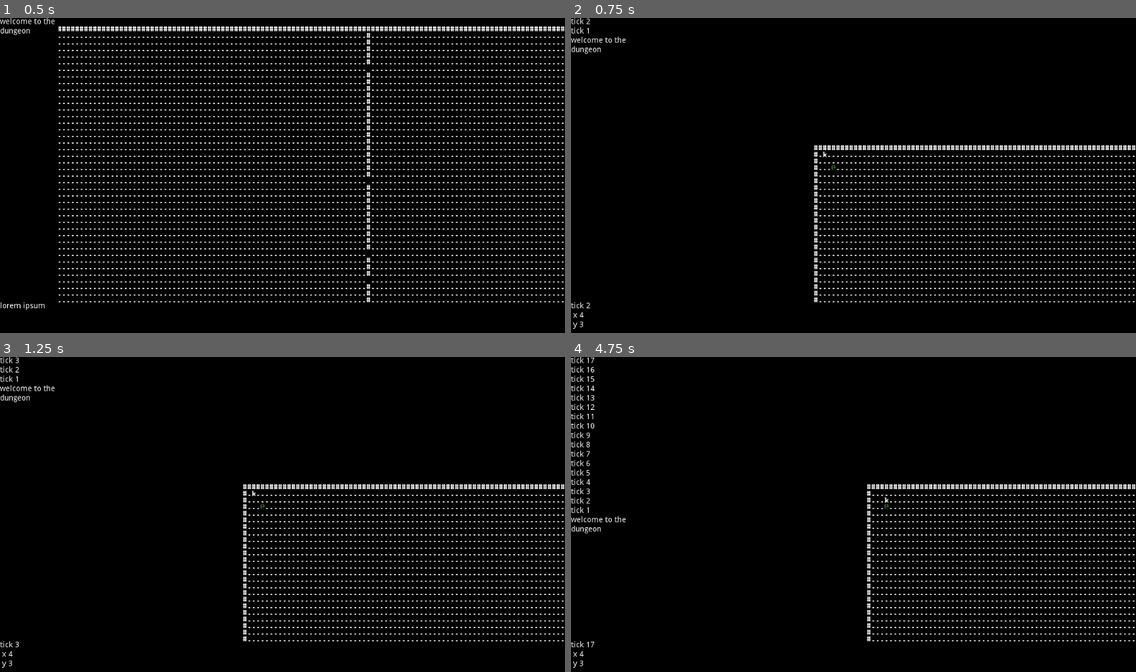
Above: before the commit, frames 1-4 (two rows, left to right).
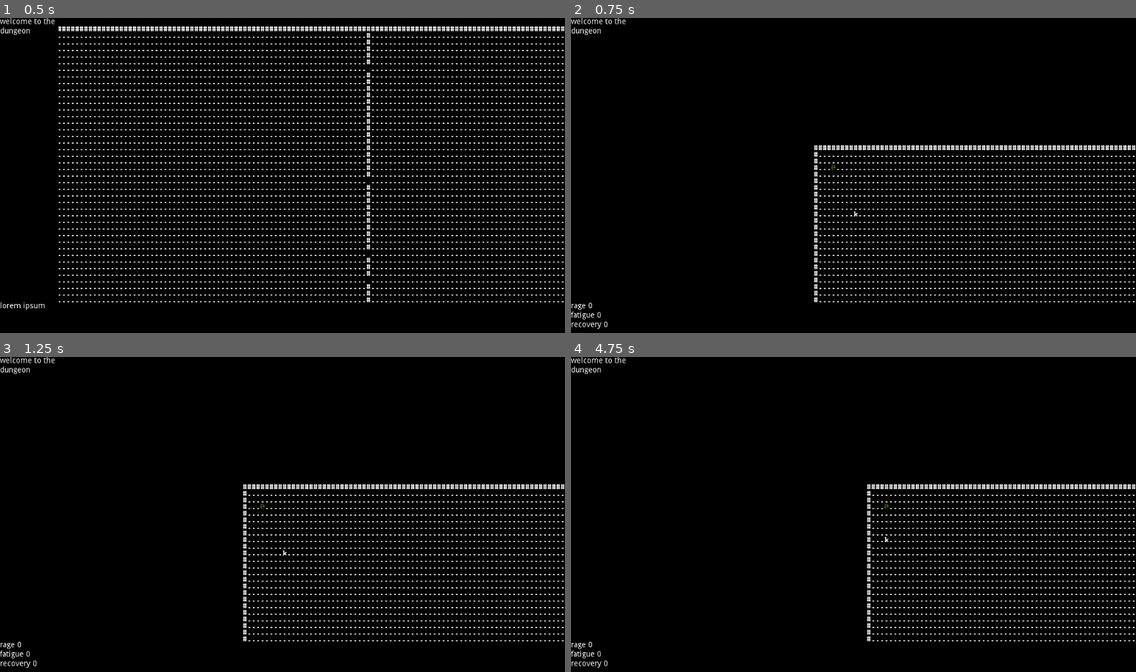
Above: after the commit, the same moments.

Repository: redxaxder/7DRL2022
Game: Godot game, scene res://scenes/root.tscn
Two runs of this game, one before a commit and one after it. Both use one fixed random seed, a clock stepped at 60 frames per second and the inputs below.
Inputs:
- Up to frame 1 (0.5 s): no input
- Up to frame 2 (0.75 s): tap Enter at 0.5 s; hold Right (right) from 0.53 s (still down); hold Space (action) from 0.53 s (still down)
- Up to frame 3 (1.25 s): keep holding Right (right); keep holding Space (action); tap . (pass) at 0.8 s
- Up to frame 4 (4.75 s): release Right (right) at 1.28 s; release Space (action) at 1.28 s; hold Down (down) 1.28-2.03 s; tap . (pass) at 1.35, 2.3, 2.85, 3.8, 4.35 s; tap Space (action) at 1.55, 3.05, 4.55 s; tap Enter at 2, 3.5 s; hold Right (right) 2.03-2.78 s; hold Space (action) 2.03-2.78 s; hold Up (up) 2.78-3.53 s; hold Space (action) 3.53-4.28 s; hold Left (left) from 3.53 s (still down)

Frame 1 is identical in both runs. In frame 2, 0.5% of the frame differs, in the area x 0-51%, y 0-99%; in frame 3, 0.6%; in frame 4, 1.1%, in the area x 0-57%, y 0-99%.

Commit message:
precursor rage and combat mechanics

Diff:
--- /dev/null
+++ b/lib/actor.gd
@@ -0,0 +1,18 @@
+extends Sprite
+
+class_name Actor
+
+var constants = preload("res://lib/const.gd").new()
+var SCREEN = preload("res://lib/screen.gd").new()
+
+var terrain: Terrain
+var combatLog: Log
+
+var pos: Vector2
+var player: bool = false
+var speed: int = 3
+
+
+# Called every frame. 'delta' is the elapsed time since the previous frame.
+#func _process(delta):
+#	pass
--- a/lib/mob.gd
+++ b/lib/mob.gd
@@ -1,18 +1,16 @@
-extends Sprite
+extends "res://lib/actor.gd"
 
 class_name Mob
 
-var constants = preload("res://lib/const.gd").new()
-var SCREEN = preload("res://lib/screen.gd").new()
-
-# Declare member variables here. Examples:
-var pos: Vector2
-const player: bool = false
-const speed: int = 3
+var pc: PC
 
 func _ready():
 	randomize()
 	add_to_group(constants.MOBS)
+
+func pc_adjacent() -> bool:
+	var v = pos - pc.pos
+	return (abs(v.x) + abs(v.y) <= 1)
 
 func seek_to_player(px: int, py: int, ex: int, ey: int, d_map: Array, terrain: Node2D) -> Vector2:
 	# find the smallest direction in the d_map
--- a/project.godot
+++ b/project.godot
@@ -10,12 +10,36 @@
 
 _global_script_classes=[ {
 "base": "Sprite",
+"class": "Actor",
+"language": "GDScript",
+"path": "res://lib/actor.gd"
+}, {
+"base": "Node",
+"class": "Log",
+"language": "GDScript",
+"path": "res://scenes/CombatLog.gd"
+}, {
+"base": "Sprite",
 "class": "Mob",
 "language": "GDScript",
 "path": "res://lib/mob.gd"
+}, {
+"base": "Sprite",
+"class": "PC",
+"language": "GDScript",
+"path": "res://sprites/pc.gd"
+}, {
+"base": "Node2D",
+"class": "Terrain",
+"language": "GDScript",
+"path": "res://scenes/terrain.gd"
 } ]
 _global_script_class_icons={
-"Mob": ""
+"Actor": "",
+"Log": "",
+"Mob": "",
+"PC": "",
+"Terrain": ""
 }
 
 [application]
--- a/scenes/CombatLog.gd
+++ b/scenes/CombatLog.gd
@@ -1,4 +1,6 @@
 extends Node
+
+class_name Log
 
 var messages = []
 var label: Label
--- a/scenes/root.gd
+++ b/scenes/root.gd
@@ -14,19 +14,22 @@
 func _ready():
 	terrain.load_random_map()
 	connect(constants.END_PLAYER_TURN, $Scheduler, "_end_player_turn")
-	pc.position = SCREEN.dungeon_to_screen(x - pan.x,y - pan.y)
-	var knight = knight_scene.instance()
-	knight.pos.x = 1
-	knight.pos.y = 1
-	add_child(knight)
-	$Scheduler.register_actor($pc)
-	$Scheduler.register_actor(knight)
+	pc.position = SCREEN.dungeon_to_screen(pc.pos.x - pan.x,pc.pos.y - pan.y)
+	pc.terrain = terrain
+	pc.combatLog = $CombatLog
+	$Scheduler.register_actor(pc)
 	$CombatLog.label = $hud/log_panel/log
 	$CombatLog.say("welcome to the dungeon")
+	spawn_mob(knight_scene, Vector2(10,10))
 
-
-var x = 3
-var y = 3
+func spawn_mob(prefab: PackedScene, pos: Vector2):
+	var mob = prefab.instance() as Mob
+	mob.pos = pos
+	mob.pc = pc
+	mob.terrain = terrain
+	mob.combatLog = $CombatLog
+	add_child(mob)
+	$Scheduler.register_actor(mob)
 
 var pan  = Vector2(0,0)
 
@@ -38,16 +41,16 @@
 	if $Scheduler.player_turn:
 		var acted = false
 		if event.is_action_pressed("left"):
-			acted = try_move(x-1,y)
+			acted = try_move(pc.pos.x-1,pc.pos.y)
 			if acted: update_pan(DIR.LEFT)
 		elif event.is_action_pressed("right"):
-			acted = try_move(x+1,y)
+			acted = try_move(pc.pos.x+1,pc.pos.y)
 			if acted: update_pan(DIR.RIGHT)
 		elif event.is_action_pressed("up"):
-			acted = try_move(x,y-1)
+			acted = try_move(pc.pos.x,pc.pos.y-1)
 			if acted: update_pan(DIR.UP)
 		elif event.is_action_pressed("down"):
-			acted = try_move(x,y+1)
+			acted = try_move(pc.pos.x,pc.pos.y+1)
 			if acted: update_pan(DIR.DOWN)
 		elif event.is_action_pressed("pass"):
 			acted = true
@@ -55,12 +58,12 @@
 			acted = true
 
 		if acted:
-			$pc.position = SCREEN.dungeon_to_screen(x - pan.x,y - pan.y)
+			pc.position = SCREEN.dungeon_to_screen(pc.pos.x - pan.x,pc.pos.y - pan.y)
 			tick += 1
-			$CombatLog.say("tick {0}".format([tick]))
-			$hud/status_panel/text.text = "tick {0}\n x {1}\n y {2}".format([tick,x,y])
-			$terrain.update_dijkstra_map([Vector2(x,y)])
-			emit_signal(constants.END_PLAYER_TURN, pan, Vector2(x, y), $terrain)
+			pc.tick()
+			$hud/status_panel/text.text = "rage {0}\nfatigue {1}\nrecovery {2}".format([pc.rage, pc.fatigue, pc.recovery])
+			terrain.update_dijkstra_map([pc.pos])
+			emit_signal(constants.END_PLAYER_TURN, pan, pc.pos, terrain)
 
 
 const look_distance_h: int = 6
@@ -69,13 +72,13 @@
 func update_pan(dir) -> void:
 	match dir:
 		DIR.UP:
-			pan = Vector2(x-SCREEN.CENTER_X, y-look_distance_v-SCREEN.CENTER_Y)
+			pan = Vector2(pc.pos.x-SCREEN.CENTER_X, pc.pos.y-look_distance_v-SCREEN.CENTER_Y)
 		DIR.DOWN:
-			pan = Vector2(x-SCREEN.CENTER_X,y+look_distance_v-SCREEN.CENTER_Y)
+			pan = Vector2(pc.pos.x-SCREEN.CENTER_X,pc.pos.y+look_distance_v-SCREEN.CENTER_Y)
 		DIR.LEFT:
-			pan = Vector2(x-SCREEN.CENTER_X-look_distance_h,y-SCREEN.CENTER_Y)
+			pan = Vector2(pc.pos.x-SCREEN.CENTER_X-look_distance_h,pc.pos.y-SCREEN.CENTER_Y)
 		DIR.RIGHT:
-			pan = Vector2(x-SCREEN.CENTER_X+look_distance_h,y-SCREEN.CENTER_Y)
+			pan = Vector2(pc.pos.x-SCREEN.CENTER_X+look_distance_h,pc.pos.y-SCREEN.CENTER_Y)
 	terrain.pan = pan
 	terrain.update()
 
@@ -84,8 +87,8 @@
 	if terrain.at(i,j) == '#':
 		return false
 	else:
-		x = i
-		y = j
+		pc.pos.x = i
+		pc.pos.y = j
 		return true
 
 # Called every frame. 'delta' is the elapsed time since the previous frame.
--- a/scenes/terrain.gd
+++ b/scenes/terrain.gd
@@ -1,4 +1,6 @@
 extends Node2D
+
+class_name Terrain
 
 var SCREEN = preload("res://lib/screen.gd").new()
 
--- a/sprites/knight.gd
+++ b/sprites/knight.gd
@@ -1,15 +1,21 @@
 extends "res://lib/mob.gd"
 
-# var a = 2
-# var b = "text"
 
-
-# Called when the node enters the scene tree for the first time.
+func _ready():
+	name = "knight"
+	._ready()
 
 func on_turn(pc_x: int, pc_y: int, terrain):
 	var d_map = terrain.dijkstra_map
-	var next = seek_to_player(pc_x, pc_y, self.pos.x, self.pos.y, d_map, terrain)
-	self.pos = next
+	if pc_adjacent():
+		attack()
+	else:
+		var next = seek_to_player(pc_x, pc_y, self.pos.x, self.pos.y, d_map, terrain)
+		self.pos = next
+
+func attack():
+	combatLog.say("the knight attacks!")
+	pc.injure()
 
 func draw(pan: Vector2) -> void:
 	var t_pos = SCREEN.dungeon_to_screen(self.pos.x - pan.x,self.pos.y - pan.y)
--- a/sprites/pc.gd
+++ b/sprites/pc.gd
@@ -1,18 +1,39 @@
-extends Sprite
+extends "res://lib/actor.gd"
+
+class_name PC
+
+var rage = 0
+var fatigue = 0
+var recovery = 0
+
+func _ready():
+	player = true
+	speed = 6
+	pos = Vector2(3,3)
 
 
-# Declare member variables here. Examples:
-# var a = 2
-# var b = "text"
-const player: bool = true
-var speed: int = 6
+var starting_rage = 20
+var rage_on_got_hit = 5
+var fatigue_on_got_hit = 5
 
+func injure():
+	if rage > 0:
+		rage += rage_on_got_hit
+		fatigue += fatigue_on_got_hit
+	elif fatigue > 0:
+		combatLog.say("You suffer a fatal blow!")
+	else:
+		combatLog.say("You fly into a rage!")
+		rage += rage_on_got_hit + starting_rage
+		fatigue += fatigue_on_got_hit
+		recovery = 0
 
-# Called when the node enters the scene tree for the first time.
-func _ready():
-	pass # Replace with function body.
-
-
-# Called every frame. 'delta' is the elapsed time since the previous frame.
-#func _process(delta):
-#	pass
+func tick():
+	if rage > 0:
+		rage -= 1
+	elif fatigue > 0:
+		fatigue -= recovery
+		fatigue = max(fatigue,0)
+		recovery += 1
+	else:
+		recovery = 0
